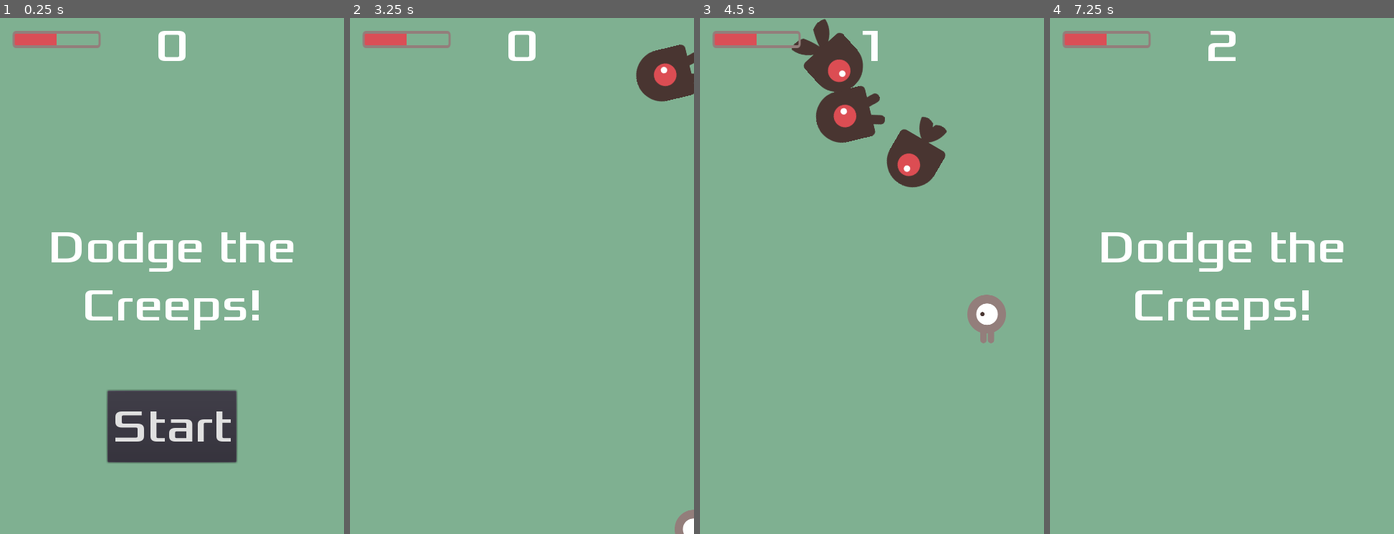
Above: before the commit, frames 1-4 (left to right).
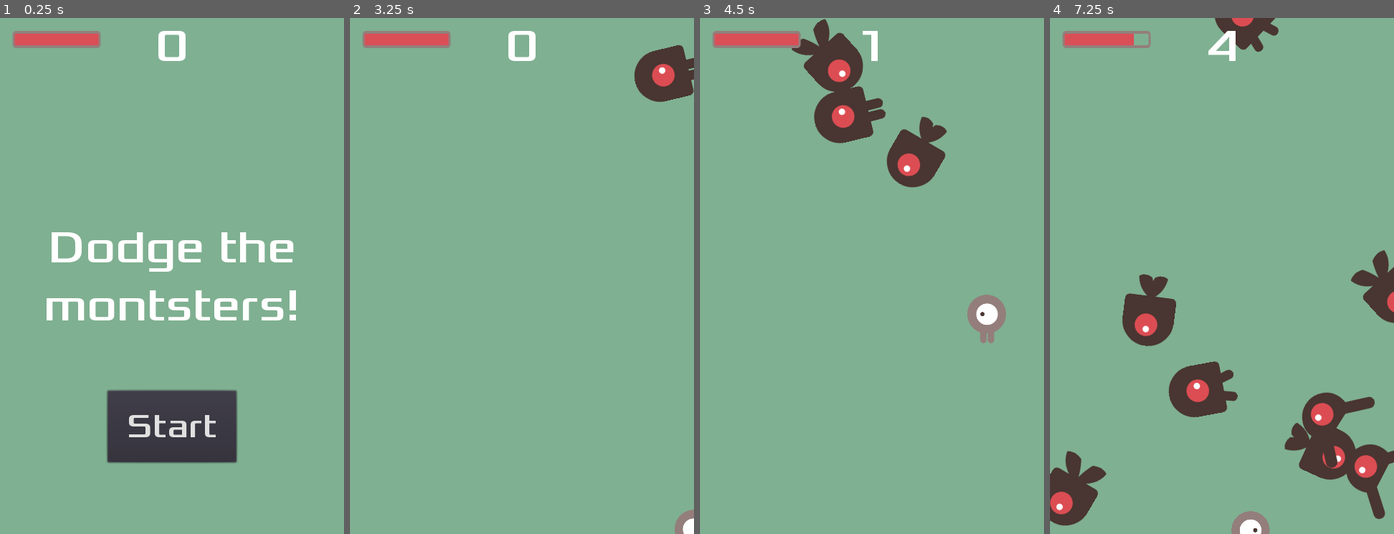
Above: after the commit, the same moments.

Repository: KL-7/godot-tutorial-dodge
Game: Godot game, scene res://scenes/Main/Main.tscn
Same seed, same stepped clock (60 frames per second), same inputs: the game is played once before the commit and once after it.
Inputs:
- Up to frame 1 (0.25 s): no input
- Up to frame 2 (3.25 s): click "Start" at 0.5 s; tap Enter at 1.25 s; hold Right (ui_right) 1.28-2.03 s; hold Down (ui_down) 2.03-2.78 s; hold Right (ui_right) from 2.78 s (still down)
- Up to frame 3 (4.5 s): release Right (ui_right) at 3.53 s; hold Up (ui_up) 3.53-4.28 s; hold Left (ui_left) from 4.28 s (still down)
- Up to frame 4 (7.25 s): release Left (ui_left) at 5.78 s; hold Down (ui_down) 5.78-6.53 s; hold Right (ui_right) from 6.53 s (still down)

The runs differ from the first frame. In frame 1, 2.9% of the frame differs, in the area x 13-87%, y 3-83%; in frame 2, 0.5%; in frame 3, 0.6%; in frame 4, 13%, in the area x 0-100%, y 0-100%.

Commit message:
Wire up the health bar

Diff:
--- a/scenes/HUD/HUD.gd
+++ b/scenes/HUD/HUD.gd
@@ -14,7 +14,7 @@
 	show_message("Game Over")
 	yield($MessageTimer, "timeout")
 
-	$Message.text = "Dodge the\nCreeps!"
+	$Message.text = "Dodge the monsters!"
 	$Message.show()
 
 	yield(get_tree().create_timer(1), "timeout")
@@ -22,6 +22,12 @@
 
 func update_score(score):
 	$ScoreLabel.text = str(score)
+
+func update_max_health(max_health):
+	$HealthBar.max_value = max_health
+
+func update_health(health):
+	$HealthBar.value = health
 
 
 ### Signals
--- a/scenes/HUD/HUD.tscn
+++ b/scenes/HUD/HUD.tscn
@@ -9,6 +9,10 @@
 font_data = ExtResource( 1 )
 
 [sub_resource type="Theme" id=4]
+
+[sub_resource type="DynamicFont" id=7]
+size = 47
+font_data = ExtResource( 1 )
 
 [sub_resource type="InputEventAction" id=2]
 action = "ui_select"
@@ -46,7 +50,7 @@
 margin_top = -79.5
 margin_bottom = 79.5
 custom_fonts/font = SubResource( 1 )
-text = "Dodge the Creeps!"
+text = "Dodge the montsters!"
 align = 1
 autowrap = true
 __meta__ = {
@@ -63,7 +67,7 @@
 margin_right = 90.0
 margin_bottom = -100.0
 theme = SubResource( 4 )
-custom_fonts/font = SubResource( 1 )
+custom_fonts/font = SubResource( 7 )
 shortcut = SubResource( 3 )
 text = "Start"
 __meta__ = {
@@ -74,13 +78,13 @@
 wait_time = 2.0
 one_shot = true
 
-[node name="TextureProgress" type="TextureProgress" parent="."]
+[node name="HealthBar" type="TextureProgress" parent="."]
 margin_left = 16.0
 margin_top = 16.0
 margin_right = 168.0
 margin_bottom = 28.0
 rect_scale = Vector2( 0.75, 1 )
-value = 50.0
+value = 100.0
 texture_over = SubResource( 5 )
 texture_progress = SubResource( 6 )
 __meta__ = {
--- a/scenes/Main/Main.gd
+++ b/scenes/Main/Main.gd
@@ -24,17 +24,22 @@
 func _on_MobTimer_timeout():
 	add_child(create_mob())
 
+func _on_Player_hit(new_health):
+	$HUD.update_health(new_health)
+
 
 ### Private
 
 func new_game():
 	$Music.play()
 
+	$Player.start($StartPosition.position)
+
 	update_score(0)
+	$HUD.update_max_health($Player.max_health)
+	$HUD.update_health($Player.health)
 
 	$HUD.show_message("Get Ready")
-
-	$Player.start($StartPosition.position)
 	$StartTimer.start()
 
 func game_over():
--- a/scenes/Main/Main.tscn
+++ b/scenes/Main/Main.tscn
@@ -51,7 +51,8 @@
 [node name="DeathSound" type="AudioStreamPlayer" parent="."]
 stream = ExtResource( 2 )
 
-[connection signal="hit" from="Player" to="." method="game_over"]
+[connection signal="death" from="Player" to="." method="game_over"]
+[connection signal="hit" from="Player" to="." method="_on_Player_hit"]
 [connection signal="timeout" from="MobTimer" to="." method="_on_MobTimer_timeout"]
 [connection signal="timeout" from="ScoreTimer" to="." method="_on_ScoreTimer_timeout"]
 [connection signal="timeout" from="StartTimer" to="." method="_on_StartTimer_timeout"]
--- a/scenes/Mob/Mob.gd
+++ b/scenes/Mob/Mob.gd
@@ -2,14 +2,18 @@
 
 export var min_speed = 150
 export var max_speed = 250
+export var damage_increment = 10
 
 onready var mob_types = $AnimatedSprite.frames.get_animation_names()
 
+var damage
 
 ### Callbacks
 
 func _ready():
-	$AnimatedSprite.animation = mob_types[randi() % mob_types.size()]
+	var type = randi() % mob_types.size()
+	$AnimatedSprite.animation = mob_types[type]
+	damage = (type + 1) * damage_increment
 
 
 ### Signals
--- a/scenes/Mob/Mob.tscn
+++ b/scenes/Mob/Mob.tscn
@@ -49,7 +49,6 @@
 scale = Vector2( 0.75, 0.75 )
 frames = SubResource( 1 )
 animation = "walk"
-frame = 1
 playing = true
 
 [connection signal="screen_exited" from="VisibilityNotifier2D" to="." method="_on_VisibilityNotifier2D_screen_exited"]
--- a/scenes/Player/Player.gd
+++ b/scenes/Player/Player.gd
@@ -1,15 +1,21 @@
 extends Area2D
 
-signal hit
+signal hit(new_health)
+signal death
 
 export var speed = 400
+export var max_health = 100
+
 var screen_size
+var health = max_health
 
 
 ### Public
 
 func start(pos):
 	position = pos
+	health = max_health
+
 	show()
 	$CollisionShape2D.disabled = false
 
@@ -29,10 +35,15 @@
 
 ### Signals
 
-func _on_Player_body_entered(_body):
-	hide()
-	emit_signal("hit")
-	$CollisionShape2D.set_deferred("disabled", true)
+func _on_Player_body_entered(body):
+	health = max(health - body.damage, 0)
+
+	emit_signal("hit", health)
+
+	if health == 0:
+		emit_signal("death")
+		hide()
+		$CollisionShape2D.set_deferred("disabled", true)
 
 
 ### Private
Not shown: 1 places in scenes/HUD/HUD.tscn that only renumber resources
